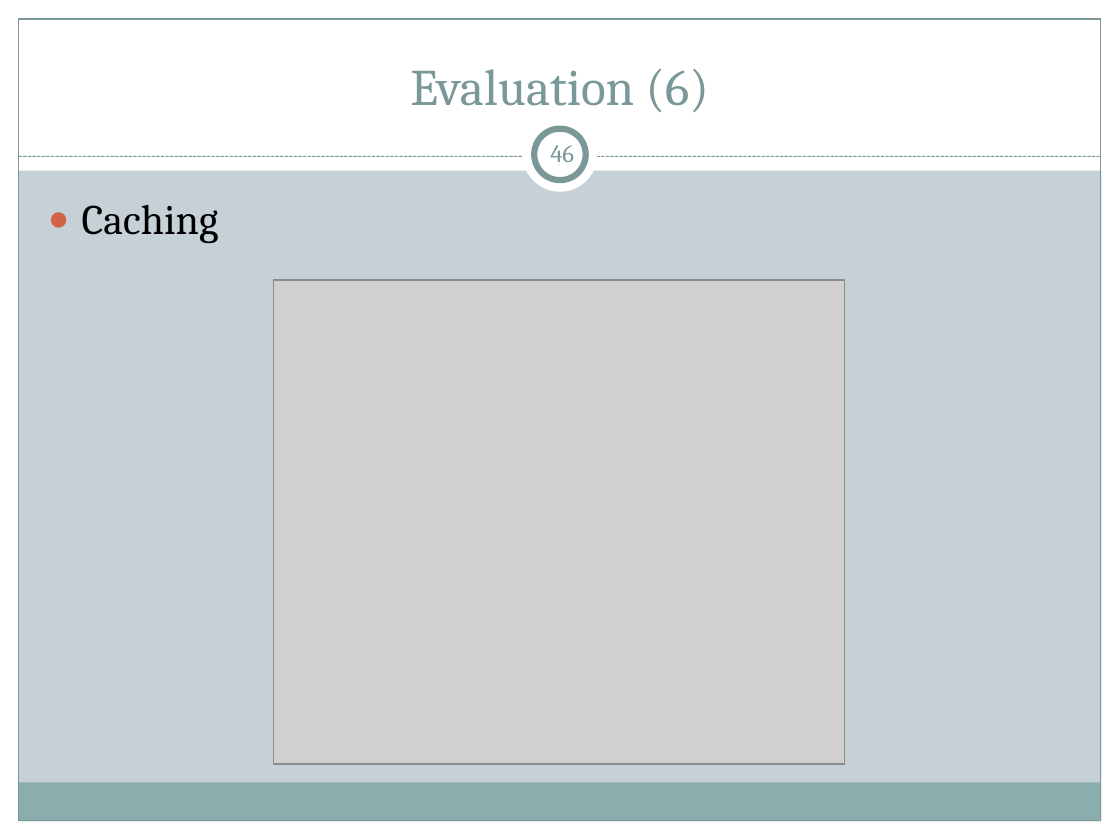
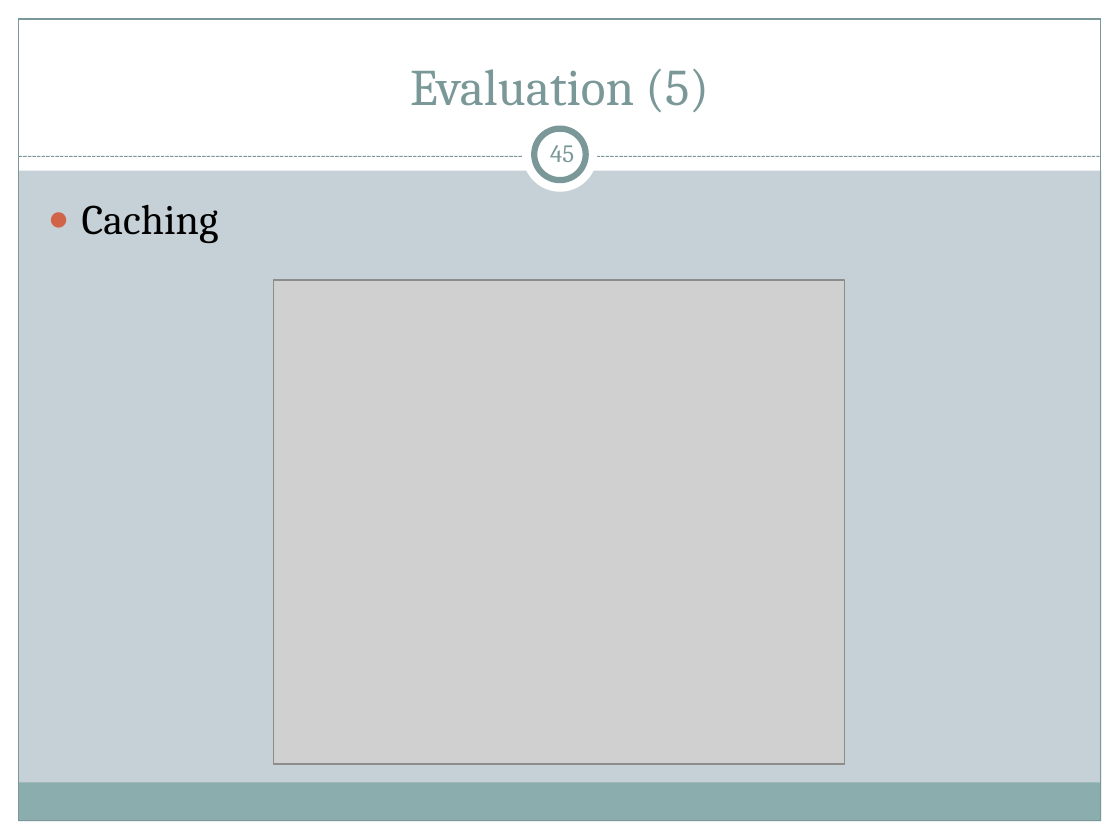
Before and after one commit to cs525-koala/documents, a slide deck: slide 45 of p2p/P2P Apps.pptx (slide 46 before the commit). Drawn at 1120x840 pixels with LibreOffice and Linux fonts; fonts in the diff are those of the drawing; grey boxes stand for pictures. Boxes give left, top, right and bottom in pixels: in the first picture for what was removed or moved away, otherwise in the second. Text is boxed around its words. In the diff, an @@ line names an element or a change of style, - is before the commit and + after.

```diff
--- a/p2p/P2P Apps.pptx
+++ b/p2p/P2P Apps.pptx
@@ title at [410,69,709,112]: text changed @@
-Evaluation (6)
+Evaluation (5)
@@ page number at [550,145,574,162]: text changed @@
-46
+45
```
Also in this commit, not shown: 47 other slides changed, 1 slide added, 2 slides removed.
